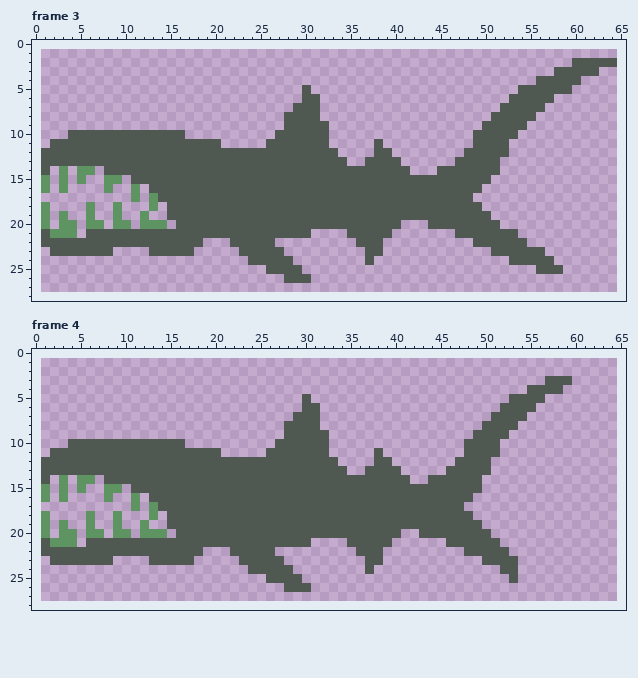
One commit to this pixel-art file: Assets/Art/Animations/Enemy2/SonarPatrol.aseprite. Above is the file before it was changed.
64x27 pixels, 8 frames. Shown: frame 3, frame 4. The old version is drawn lined up with the new one, on the new canvas. The commit also changed other frames, which this record leaves out.
New version:
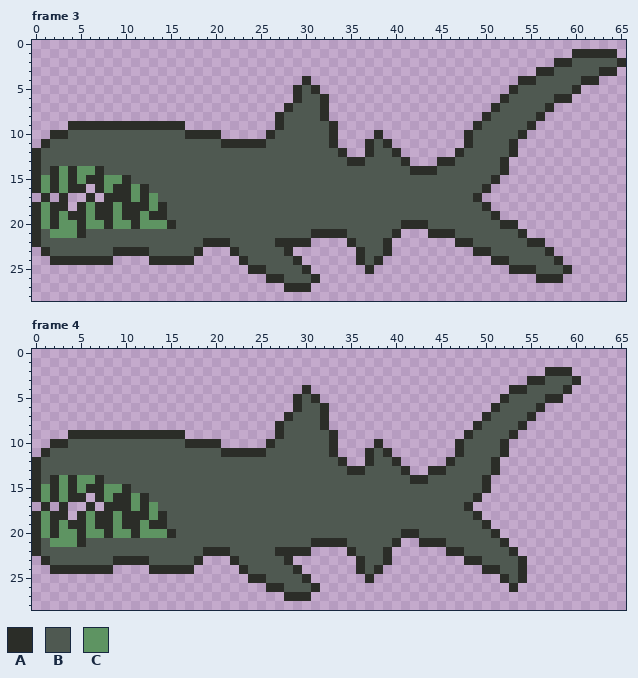
Palette (. is transparent): A #2b2d28  B #4f5951  C #5e9462
Diff:
canvas 64x27 -> 66x29, the old top-left corner now at 1,1
Frame 3:
The edit adds colour A in row 1 at x 60 to 64; in row 2 at x 58 to 59 and 65; in row 3 at x 56 to 57 and 63 to 64; in row 4 at x 30, 54 to 55 and 61 to 62; in row 5 at x 29, 31, 53 and 60; in row 6 at x 29, 32, 52 and 58 to 59.
The edit adds colour A in row 7 at x 28, 32, 51 and 57; in row 8 at x 27, 32, 50 and 56; in row 9 at x 4 to 16, 27, 33, 49 and 55; in row 10 at x 2 to 3, 17 to 20, 26, 33, 38, 48 and 54; in row 11 at x 1, 21 to 25, 33, 37, 39, 48 and 53; in row 12 at x 0, 34, 37, 40, 47 and 53.
The edit adds colour A in row 13 at x 0, 35 to 36, 41, 45 to 46 and 52; in row 14 at x 0, 2, 4, 7, 42 to 44 and 52; in row 15 at x 0, 2, 4, 6 to 7, 10 and 51; in row 16 at x 0, 2, 4 to 5, 7, 9 to 10, 12 and 50; in row 17 at x 1, 3, 6, 8 to 10, 12 and 49; in row 18 at x 0, 2 to 3, 5, 7 to 8, 10 to 12, 14 and 50.
The edit adds colour A in row 19 at x 0, 2, 4 to 5, 7 to 8, 10 to 11, 13 to 14 and 51; in row 20 at x 0, 2, 5, 8, 11, 15, 41 to 43 and 52 to 53; in row 21 at x 0, 5, 31 to 34, 40, 44 to 46 and 54; in row 22 at x 0, 19 to 21, 27 to 30, 35, 39, 47 to 48 and 55 to 56; in row 23 at x 1, 9 to 12, 18, 22, 28, 36, 39, 49 to 50 and 57; in row 24 at x 2 to 8, 13 to 17, 23, 29, 36, 38, 51 to 52 and 58.
The edit adds colour A in row 25 at x 24 to 25, 30, 37, 53 to 55 and 59; in row 26 at x 26 to 27, 31 and 56 to 58; in row 27 at x 28 to 30.
Frame 4:
The edit adds colour A in row 2 at x 57 to 59; in row 3 at x 55 to 56 and 60; in row 4 at x 30, 53 to 54 and 59; in row 5 at x 29, 31, 52 and 57 to 58; in row 6 at x 29, 32, 51 and 56; in row 7 at x 28, 32, 50 and 55.
The edit adds colour A in row 8 at x 27, 32, 49 and 54; in row 9 at x 4 to 16, 27, 33, 48 and 53; in row 10 at x 2 to 3, 17 to 20, 26, 33, 38, 47 and 52; in row 11 at x 1, 21 to 25, 33, 37, 39, 47 and 52; in row 12 at x 0, 34, 37, 40, 46 and 51; in row 13 at x 0, 35 to 36, 41, 44 to 45 and 51.
The edit adds colour A in row 14 at x 0, 2, 4, 7, 42 to 43 and 50; in row 15 at x 0, 2, 4, 6 to 7, 10 and 50; in row 16 at x 0, 2, 4 to 5, 7, 9 to 10, 12 and 49; in row 17 at x 1, 3, 6, 8 to 10, 12 and 48; in row 18 at x 0, 2 to 3, 5, 7 to 8, 10 to 12, 14 and 49; in row 19 at x 0, 2, 4 to 5, 7 to 8, 10 to 11, 13 to 14 and 50.
The edit adds colour A in row 20 at x 0, 2, 5, 8, 11, 15, 41 to 42 and 51; in row 21 at x 0, 5, 31 to 34, 40, 43 to 45 and 52; in row 22 at x 0, 19 to 21, 27 to 30, 35, 39, 46 to 47 and 53; in row 23 at x 1, 9 to 12, 18, 22, 28, 36, 39, 48 to 49 and 54; in row 24 at x 2 to 8, 13 to 17, 23, 29, 36, 38, 50 to 51 and 54; in row 25 at x 24 to 25, 30, 37, 52 and 54.
The edit adds colour A in row 26 at x 26 to 27, 31 and 53; in row 27 at x 28 to 30.
